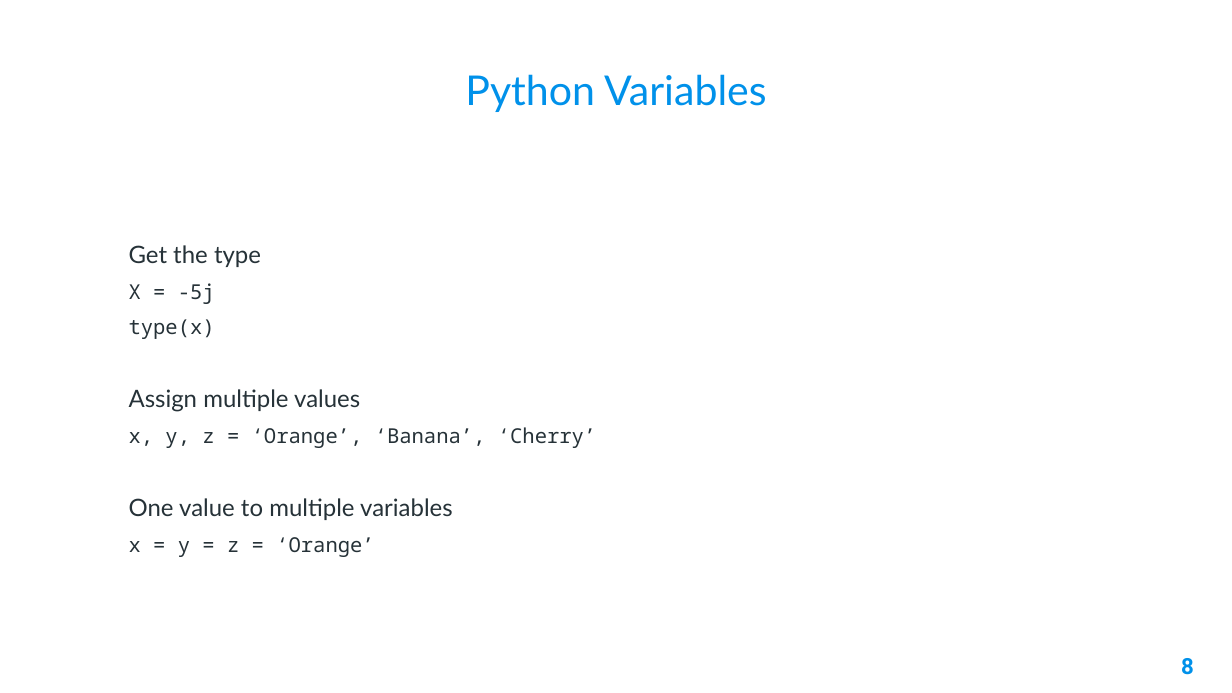
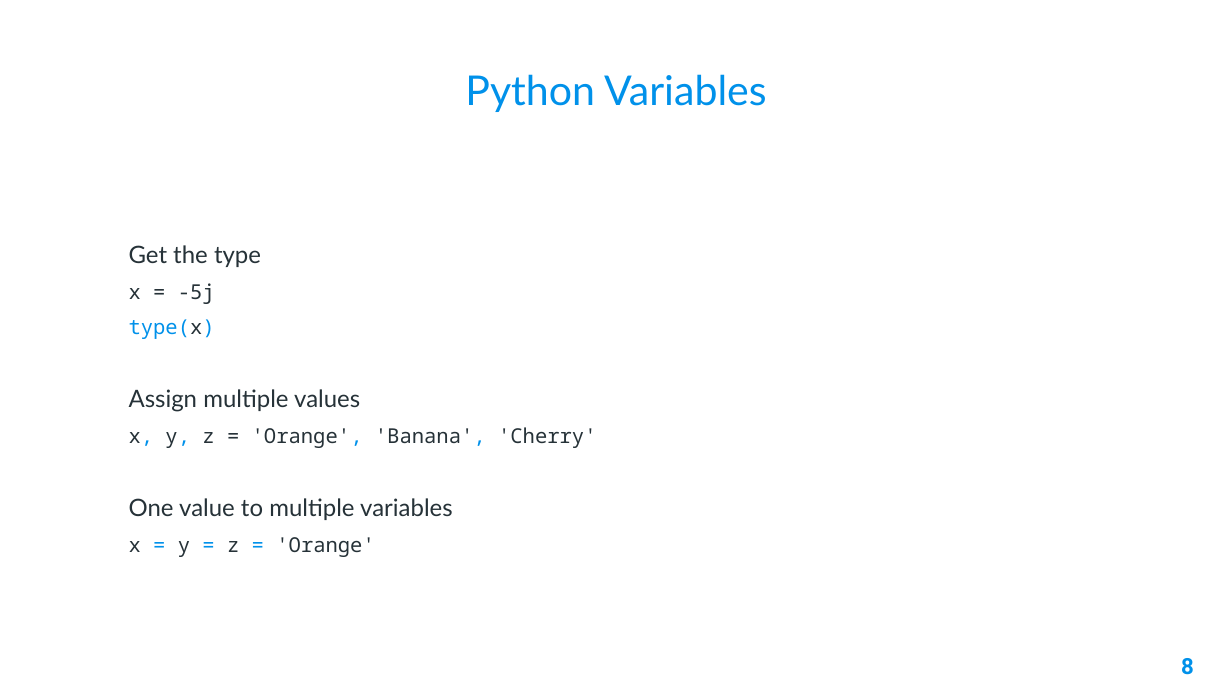
Before and after one commit to AleeRezaa/learn-python, a slide deck: slide 8 of Python.pptx. Drawn at 1232x693 pixels with LibreOffice and Linux fonts; fonts in the diff are those of the drawing; background and template pictures are left out. Boxes give left, top, right and bottom in pixels: in the first picture for what was removed or moved away, otherwise in the second. Text is boxed around its words. In the diff, an @@ line names an element or a change of style, - is before the commit and + after.

```diff
--- a/Python.pptx
+++ b/Python.pptx
@@ text at bbox=[129, 283, 215, 304]: text changed @@
-X = -5j
+x = -5j
@@ text at bbox=[129, 319, 215, 339]: text colour #263238 to #0091EA in "type(x)" @@
@@ text at bbox=[129, 427, 596, 448]: text changed @@
-x, y, z = ‘Orange’, ‘Banana’, ‘Cherry’
+x, y, z = 'Orange', 'Banana', 'Cherry'
@@ text at bbox=[129, 537, 375, 557]: text changed @@
-x = y = z = ‘Orange’
+x = y = z = 'Orange'
```
Also in this commit, not shown: 4 other slides changed, 1 slide added, 2 other files.
